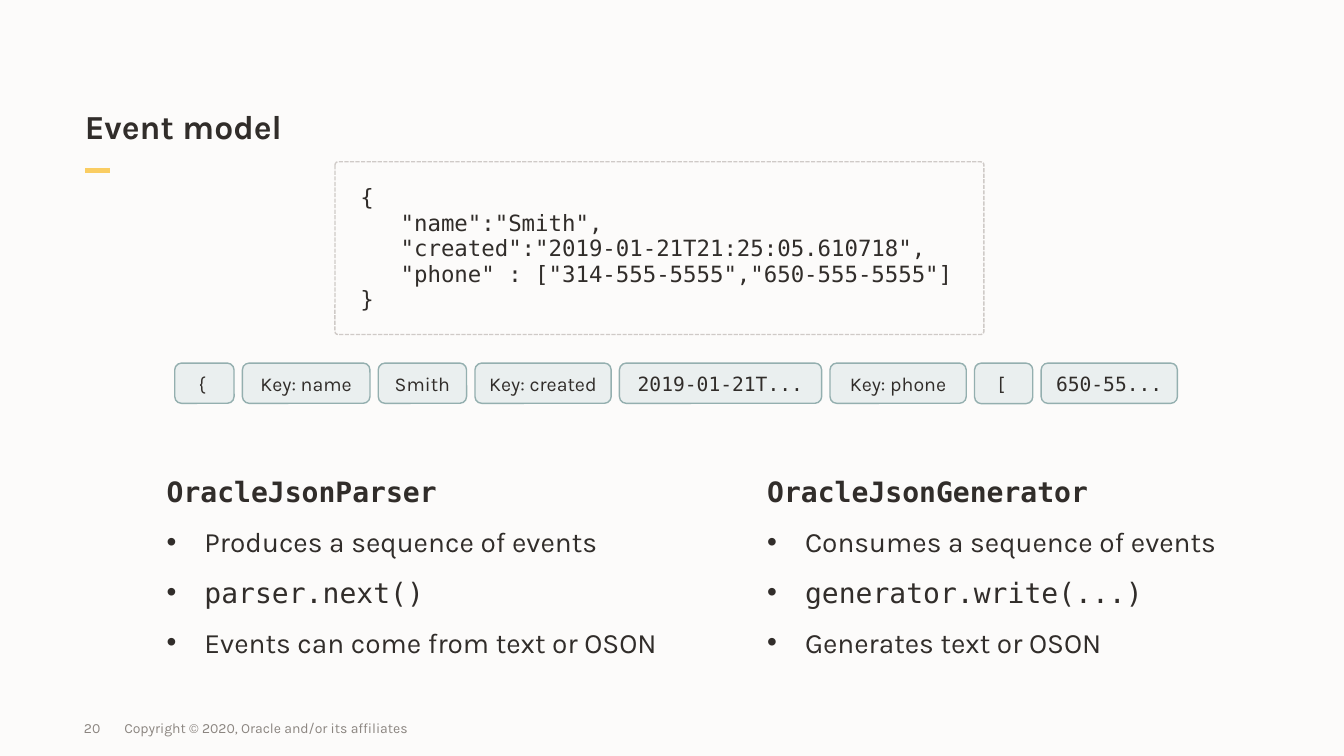
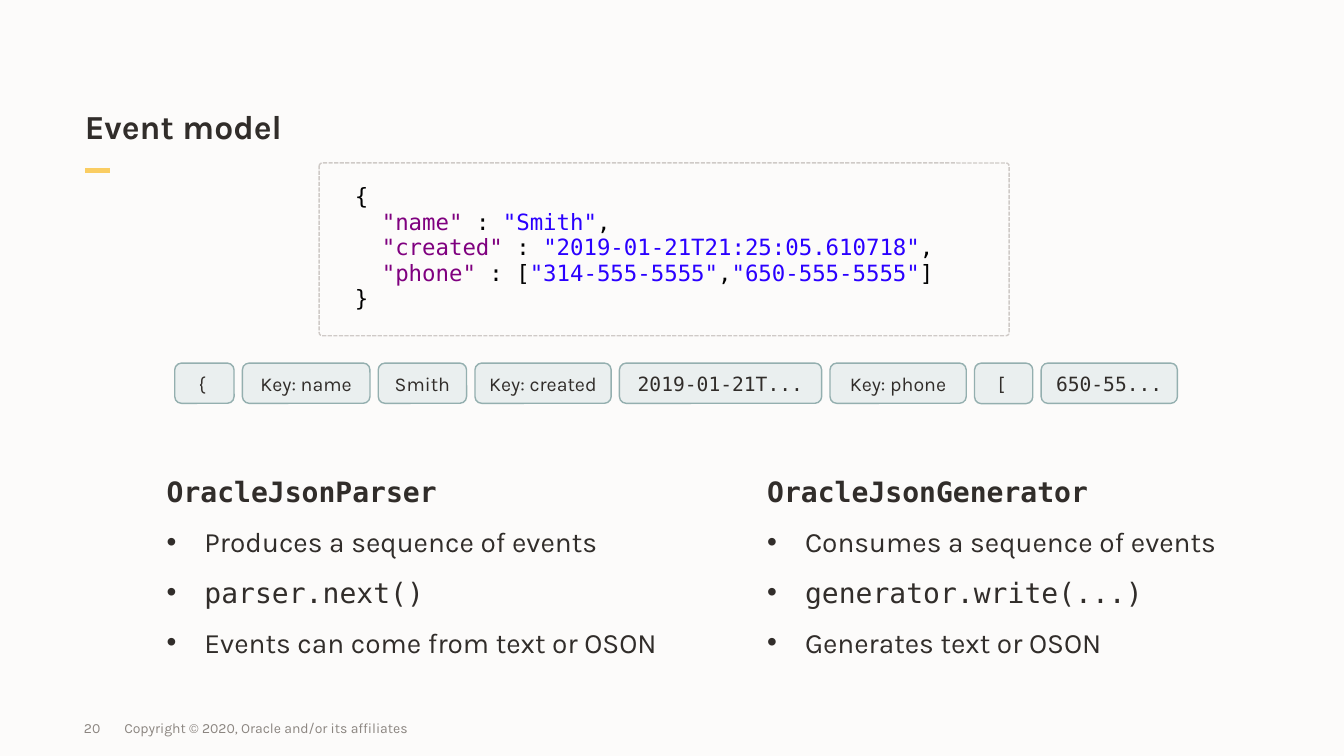
Before and after one commit to oracle/json-in-db, a slide deck: slide 20 of Presentations/jdbc-json.pptx. Drawn at 1344x756 pixels with LibreOffice and Linux fonts; fonts in the diff are those of the drawing; background and template pictures are left out. Boxes give left, top, right and bottom in pixels: in the first picture for what was removed or moved away, otherwise in the second. Text is boxed around its words. In the diff, an @@ line names an element or a change of style, - is before the commit and + after.

Commit message:
Update slides.

```diff
--- a/Presentations/jdbc-json.pptx
+++ b/Presentations/jdbc-json.pptx
@@ rounded rectangle: place and size @@
-rounded rectangle at box(335, 162, 984, 335)
+rounded rectangle at box(320, 163, 1010, 336)
@@ text at box(382, 213, 933, 286): text changed; text colour #312D2A to #2A00FF @@
-{
-"name":"Smith",
-"created":"2019-01-21T21:25:05.610718",
-"phone" : ["314-555-5555","650-555-5555"]
-}
+{
+"name" : "Smith",
+"created" : "2019-01-21T21:25:05.610718",
+"phone" : ["314-555-5555","650-555-5555"]
+}
```
Also in this commit, not shown: 3 other slides changed, 2 slides added.
